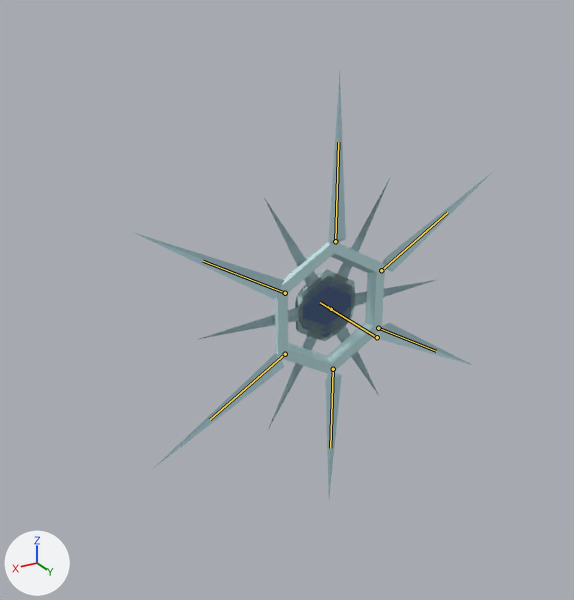
A saved change to the glTF model glb_imports/SnowflakeEntity.glb.
One viewpoint serves both versions: a 50 mm lens placed at (5.99, 8.63, 4.68), pointed at (0.51, -0.51, 0.11). Arrows for +X, +Y and +Z are at lower left; the lights stay in place. The picture after the commit comes second. The bones that bend it are drawn over the model as lines.

In view in the first picture: 'BackLeft', 'BackRight', 'CentralEye2', 'CentralEye3', 'FacePlate', 'FrontLeft', 'FrontRight', 'MiddleLeft', 'MiddleRight' and 2 more.
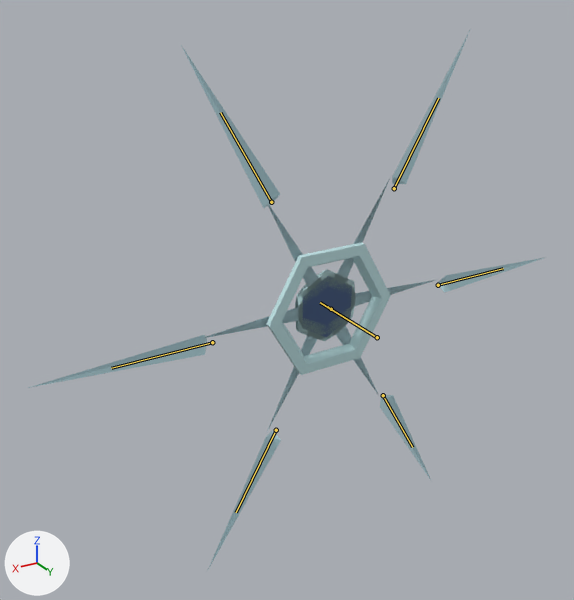
The newer file adds an action. The first version stands in its rest pose; the second is drawn at frame 24 of the action 'JumpShot'.

What differs and where, as boxes (x1, y1, x2, y2) in the pictures (574 x 600 px):
'FacePlate', posed (14% wider): before (275, 241, 385, 374); after (266, 243, 391, 375)
'MiddleLeft', posed (20% wider, 21% shorter): before (135, 233, 284, 300); after (28, 335, 207, 388)
'FrontLeft', posed: before (328, 73, 346, 244); after (181, 45, 280, 208)
'BackLeft', posed (43% narrower, 22% taller): before (153, 354, 284, 469); after (207, 430, 281, 571)
'FrontRight', posed (27% narrower, 56% taller): before (382, 173, 491, 272); after (392, 29, 471, 184)
'BackRight', posed: before (325, 372, 342, 496); after (380, 395, 431, 480)
'MiddleRight', posed (17% wider, 14% shorter): before (379, 323, 472, 365); after (437, 257, 546, 293)
bone 'Bone.003', root to tip: before (285, 293) to (203, 261); after (212, 342) to (111, 368)
bone 'Bone.004', root to tip: before (335, 241) to (338, 142); after (271, 202) to (220, 112)
bone 'Bone.005', root to tip: before (333, 369) to (330, 448); after (383, 395) to (412, 447)
bone 'Bone.006', root to tip: before (285, 354) to (210, 419); after (276, 430) to (236, 512)
bone 'Bone.007', root to tip: before (378, 328) to (436, 351); after (438, 285) to (503, 268)
bone 'Bone.008', root to tip: before (381, 270) to (447, 212); after (394, 188) to (438, 98)

The change in detail:
Bone 'Bone.001' (bone_bone_001) turns from (0, 0, 0) to (0, -30, 0) degrees about its own x, y and z.
Bone 'Bone.003' (bone_bone_003) moves from (0.0, 0.0, 0.0) to (0.0, 1.0, 0.0).
Bone 'Bone.004' (bone_bone_004) moves from (0.0, 0.0, 0.0) to (0.0, 1.0, 0.0).
Bone 'Bone.005' (bone_bone_005) moves from (0.0, 0.0, 0.0) to (0.0, 1.0, 0.0).
Bone 'Bone.006' (bone_bone_006) moves from (0.0, 0.0, 0.0) to (0.0, 1.0, 0.0).
Bone 'Bone.007' (bone_bone_007) moves from (0.0, 0.0, 0.0) to (0.0, 1.0, 0.0).
Bone 'Bone.008' (bone_bone_008) moves from (0.0, 0.0, 0.0) to (0.0, 1.0, 0.0).
